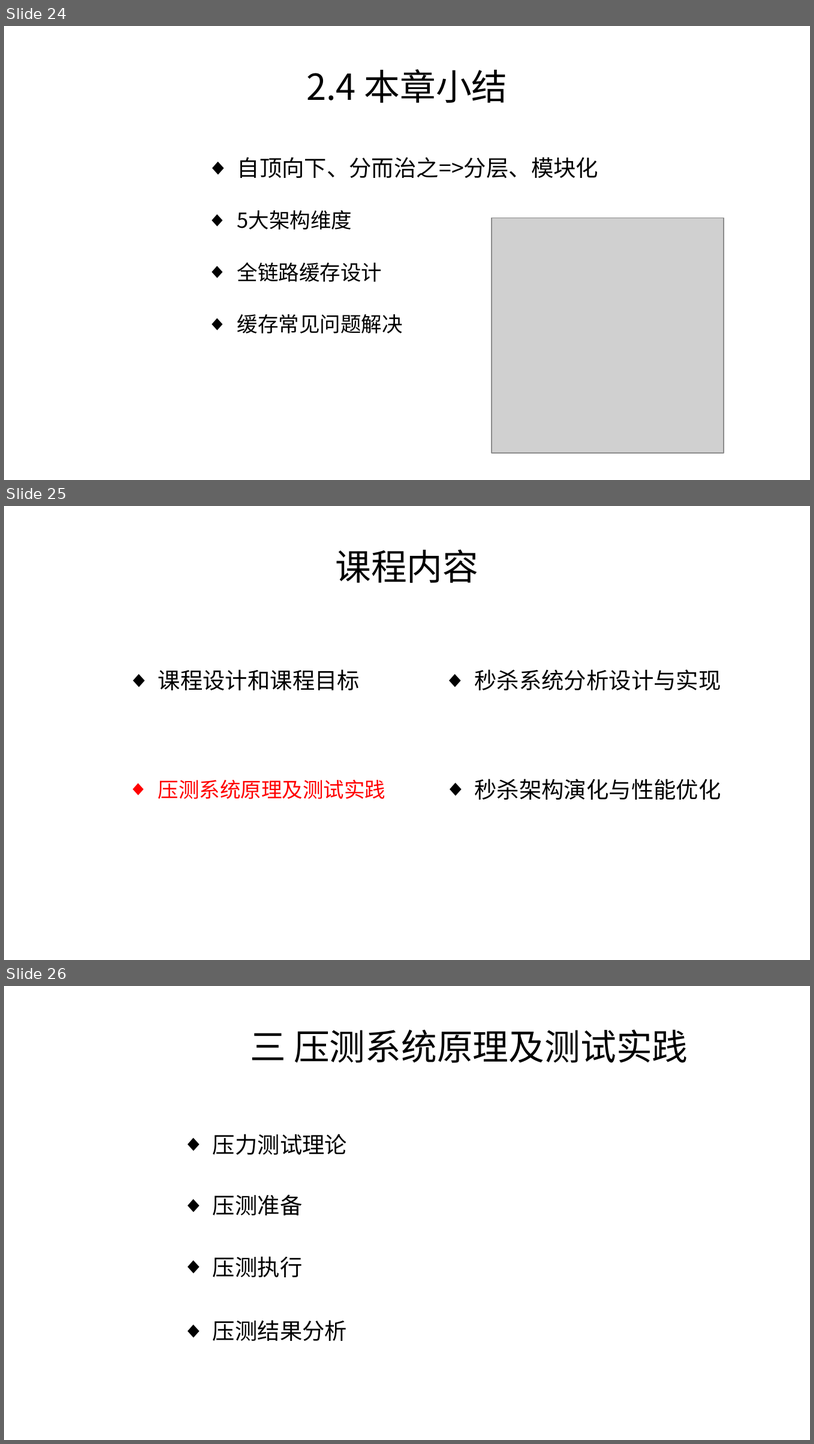
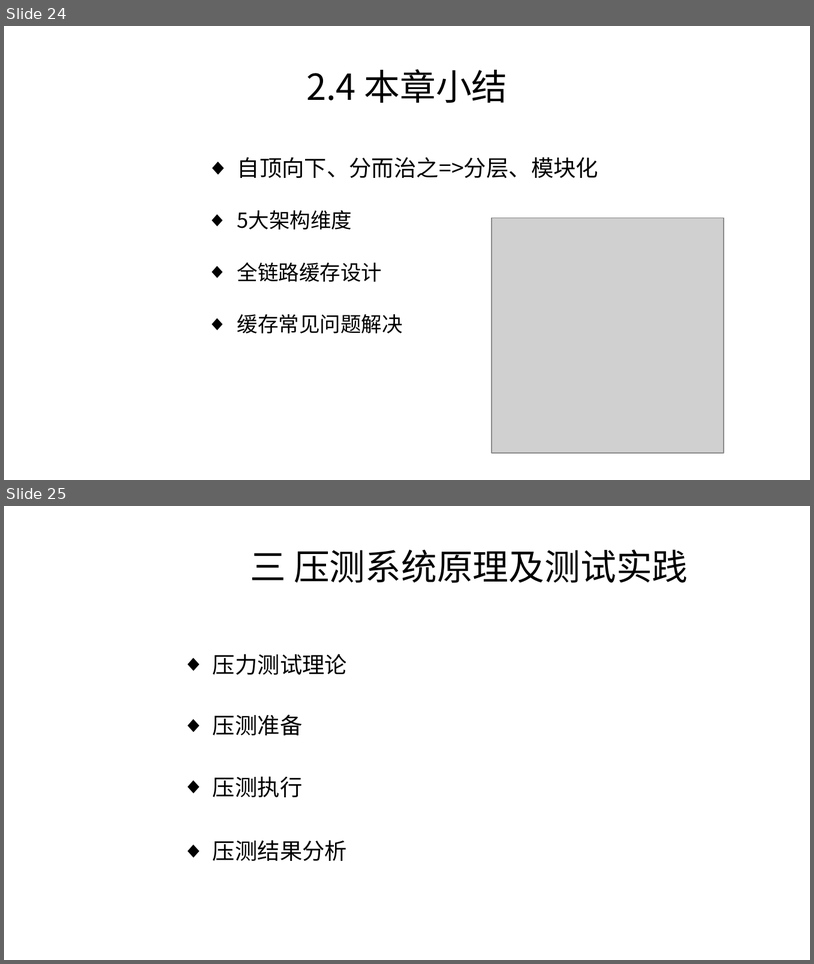
Before and after one commit to char-dance/flashSale-demo, a slide deck: FalshSale.pptx. Shown one above the other, each under a label of ours: slides 24, 25 and 26 before the commit, slides 24 and 25 after it. The pictures are 814x1444 and 814x964 pixels, drawn with LibreOffice and Linux fonts; fonts in the diff are those of the drawing; grey boxes stand for pictures; background and template pictures are left out. Boxes give left, top, right and bottom in pixels: in the first picture for what was removed or moved away, otherwise in the second. Text is boxed around its words. In the diff, an @@ line names an element or a change of style, - is before the commit and + after.

```diff
--- a/FalshSale.pptx
+++ b/FalshSale.pptx
@@ slide 25 removed at [4,506,810,960], background #FFFFFF @@
@@ text removed at [335,549,479,583] @@
-课程内容
@@ text removed at [158,669,360,690] @@
-◆ 课程设计和课程目标
@@ text removed at [474,669,721,690] @@
-◆ 秒杀系统分析设计与实现
@@ text removed at [158,780,386,799] @@
-◆ 压测系统原理及测试实践
@@ text removed at [474,778,721,799] @@
-◆ 秒杀架构演化与性能优化
@@ what was slide 26 is now slide 25 @@
```
Also in this commit, not shown: 1 slide changed.
